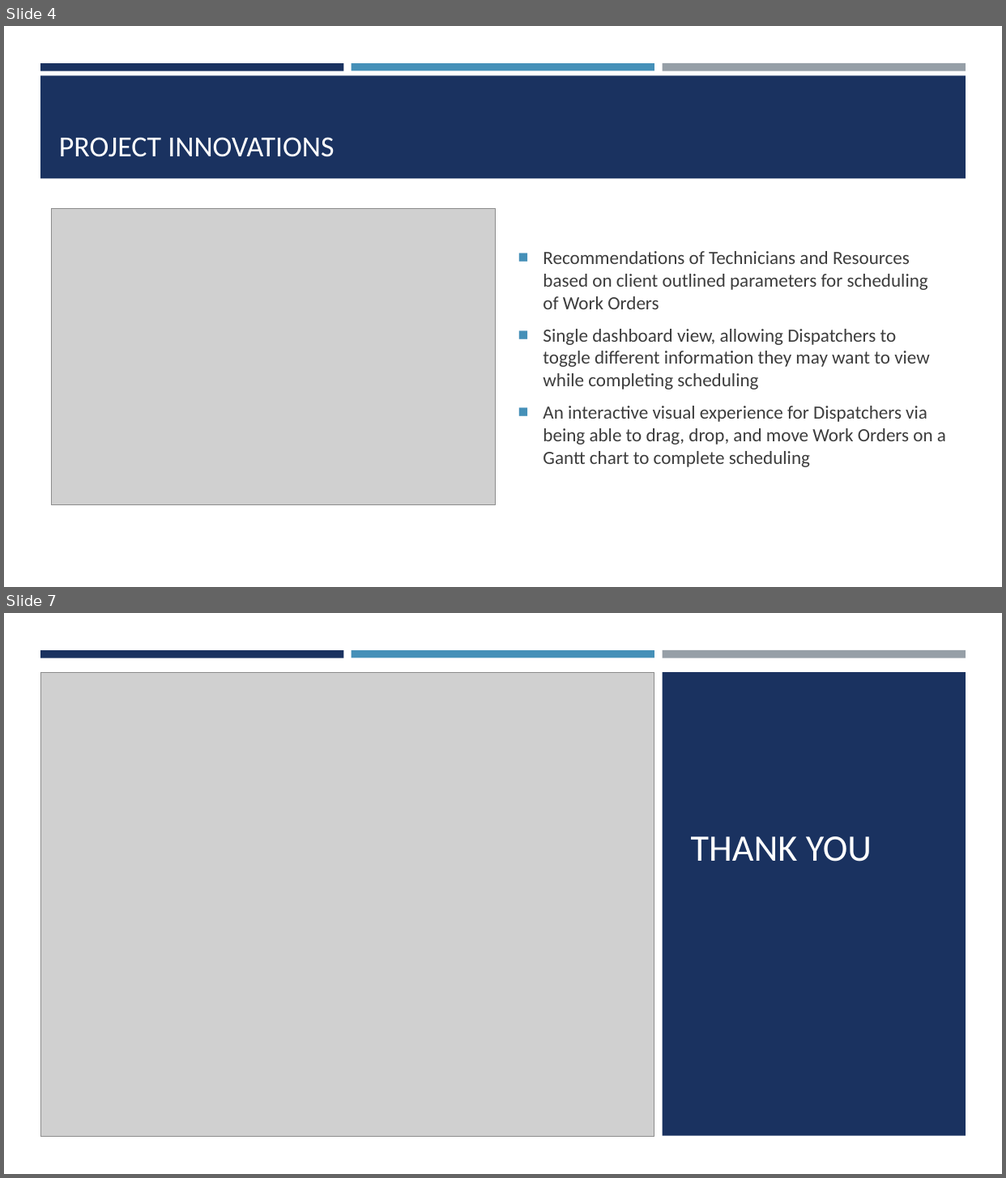
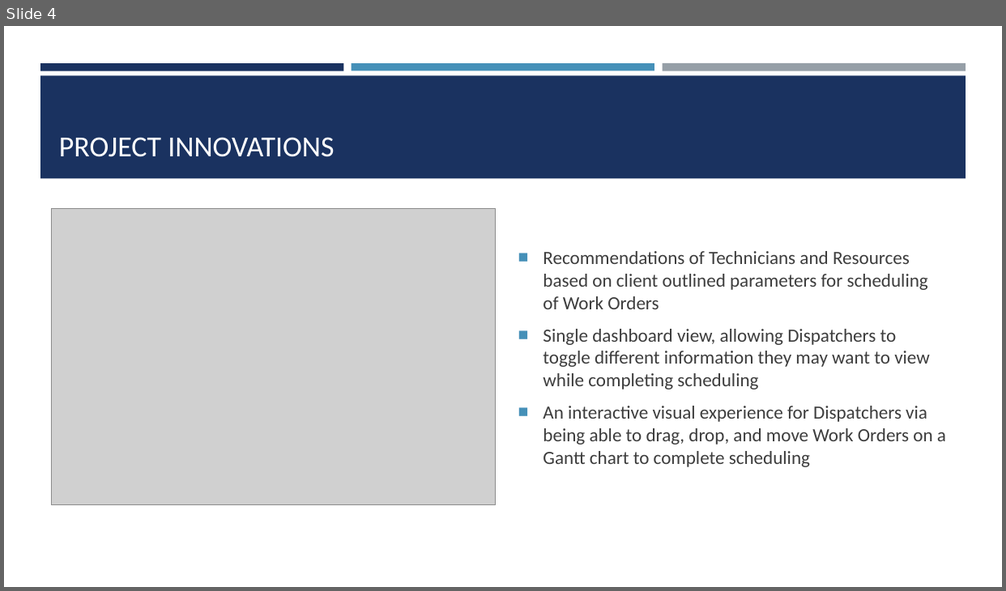
Before and after one commit to cynslcheng/CapstoneDocuments, a slide deck: CapstonePowerPoint.pptx. Shown one above the other, each under a label of ours: slides 4 and 7 before the commit, slide 4 after it; the slides between them are not shown. The pictures are 1006x1178 and 1006x591 pixels, drawn with LibreOffice and Linux fonts; fonts in the diff are those of the drawing; grey boxes stand for pictures. Boxes give left, top, right and bottom in pixels: in the first picture for what was removed or moved away, otherwise in the second. Text is boxed around its words. In the diff, an @@ line names an element or a change of style, - is before the commit and + after.

```diff
--- a/CapstonePowerPoint.pptx
+++ b/CapstonePowerPoint.pptx
@@ slide 7 removed at box(4, 613, 1002, 1174), background #FFFFFF @@
@@ rectangle removed at box(4, 613, 1002, 1174) @@
@@ rectangle removed at box(40, 650, 344, 658) @@
@@ rectangle removed at box(351, 650, 654, 658) @@
@@ rectangle removed at box(662, 650, 965, 658) @@
@@ picture removed at box(40, 672, 654, 1137) @@
@@ rectangle removed at box(662, 672, 965, 1136) @@
@@ title removed at box(691, 837, 872, 862) @@
-THANK YOU
```
Also in this commit, not shown: 4 slides changed.
